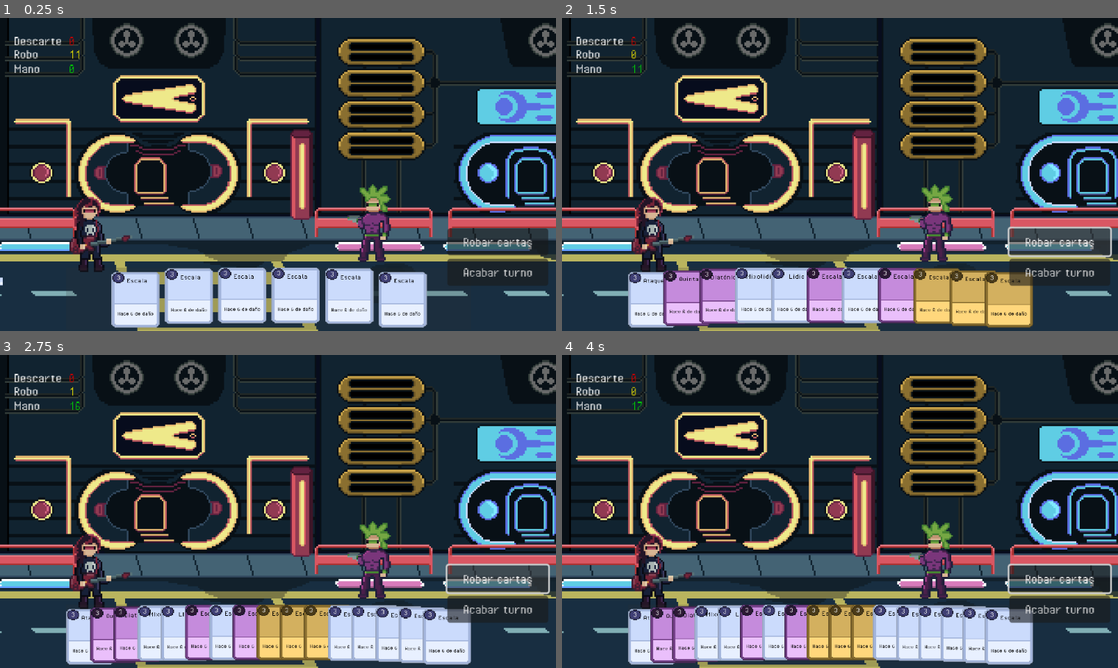
Above: before the commit, frames 1-4 (two rows, left to right).
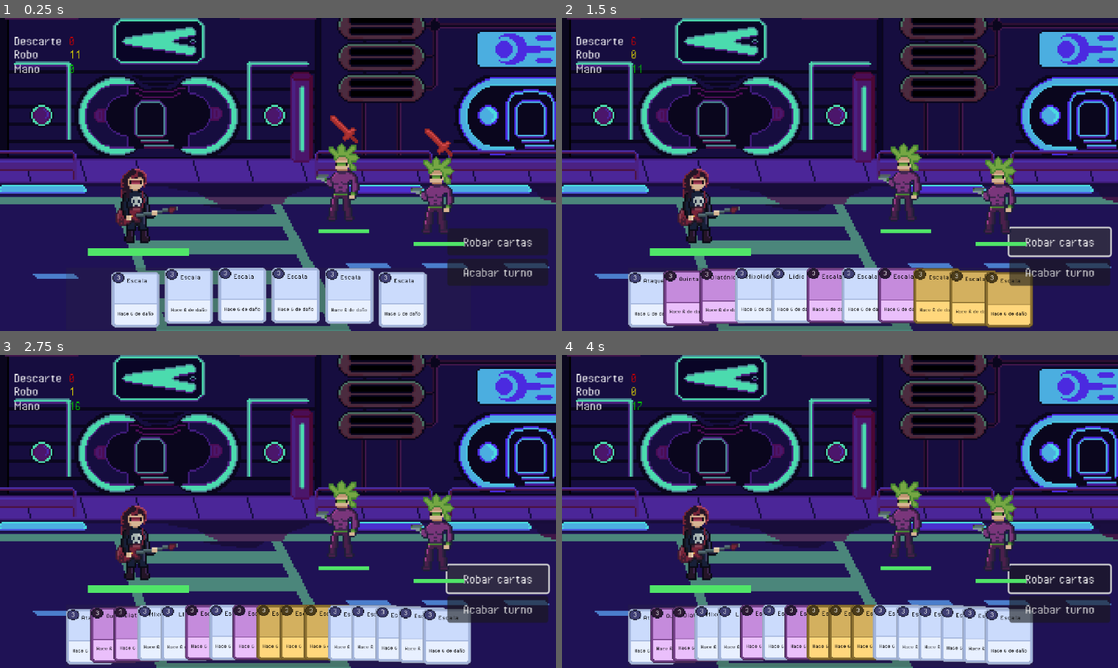
Above: after the commit, the same moments.

Repository: pablo-moreno/cyberdeck
Game: Godot game, scene res://scenes/battle.tscn
Two runs of this game, one before a commit and one after it. Both use one fixed random seed, a clock stepped at 60 frames per second and the inputs below.
Inputs (mouse positions are in pixels of both pictures, inside the frame that each line leads up to):
- Up to frame 1 (0.25 s): no input
- Up to frame 2 (1.5 s): click "Acabar turno" at 0.5 s; click "Robar cartas" at 1.25 s
- Up to frame 3 (2.75 s): click "Robar cartas" at 2 s
- Up to frame 4 (4 s): click "Robar cartas" at 2.75 s; tap Enter at 3.5 s; move the mouse to (962, 495) at 3.52 s; click (962, 495) at 3.67 s

The runs differ from the first frame. In frame 1, 67% of the frame differs, in the area x 0-100%, y 0-100%; in frame 2, 66%; in frame 3, 66%; in frame 4, 66%.

Commit message:
feat: graphic improvements and turn tweaks

Diff:
--- a/project.godot
+++ b/project.godot
@@ -24,7 +24,6 @@
 window/size/viewport_width=640
 window/size/viewport_height=360
 window/size/mode=2
-window/size/initial_position_type=3
 window/size/window_width_override=1920
 window/size/window_height_override=1080
 window/stretch/mode="canvas_items"
--- a/scenes/battle.tscn
+++ b/scenes/battle.tscn
@@ -22,7 +22,7 @@
 editor_draw_limits = true
 
 [node name="Player" parent="." instance=ExtResource("3_p1qf1")]
-position = Vector2(106, -118)
+position = Vector2(159, -151)
 
 [node name="TurnManager" type="Node" parent="." node_paths=PackedStringArray("player")]
 script = ExtResource("2_th188")
@@ -116,13 +116,16 @@
 [node name="Enemies" type="Node" parent="."]
 
 [node name="Punky1" parent="Enemies" instance=ExtResource("4_4k1nj")]
-position = Vector2(432, -127)
+position = Vector2(505, -159)
+
+[node name="Punky2" parent="Enemies" instance=ExtResource("4_4k1nj")]
+position = Vector2(396, -174)
 
 [connection signal="ended_player_turn" from="Player" to="." method="_on_player_ended_player_turn"]
 [connection signal="no_enemies_left" from="TurnManager" to="." method="_on_no_enemies_left"]
+[connection signal="player_turn_ended" from="TurnManager" to="TurnManager" method="_on_player_turn_ended"]
 [connection signal="round_ended" from="TurnManager" to="." method="_on_round_ended"]
 [connection signal="round_started" from="TurnManager" to="." method="_on_round_started"]
-[connection signal="turn_ended" from="TurnManager" to="." method="_on_turn_manager_turn_ended"]
 [connection signal="turn_start" from="TurnManager" to="." method="_on_turn_manager_turn_start"]
 [connection signal="pressed" from="UI/DrawButton" to="." method="_on_draw_button_pressed"]
 [connection signal="pressed" from="UI/EndTurnButton" to="." method="_on_end_turn_pressed"]
--- a/scenes/characters/metalgirl.tscn
+++ b/scenes/characters/metalgirl.tscn
@@ -1,12 +1,13 @@
-[gd_scene load_steps=9 format=3 uid="uid://8ic7nydh8por"]
+[gd_scene load_steps=10 format=3 uid="uid://8ic7nydh8por"]
 
 [ext_resource type="Script" uid="uid://dhqdjhjlyeytj" path="res://scripts/player/character.gd" id="1_cxrlw"]
 [ext_resource type="Texture2D" uid="uid://r1koqq2d15u" path="res://sprites/characters/metalgirl.png" id="2_qkf0o"]
 [ext_resource type="Script" uid="uid://bxcm4afx5th3e" path="res://scripts/cards/pile.gd" id="3_ppwyf"]
-[ext_resource type="PackedScene" uid="uid://uf8n081rxxwe" path="res://scenes/cards/card.tscn" id="4_ppwyf"]
+[ext_resource type="PackedScene" uid="uid://uf8n081rxxwe" path="res://scenes/cards/Card.tscn" id="4_ppwyf"]
 [ext_resource type="Script" uid="uid://crfstdtmbnfuv" path="res://scripts/common/health.gd" id="5_gjix5"]
 [ext_resource type="Script" uid="uid://b1oja3s2i1c3s" path="res://scripts/traits/extra_draw_trait.gd" id="6_r71r1"]
 [ext_resource type="Script" uid="uid://c2x2a1fr37er3" path="res://scripts/traits/extra_energy_trait.gd" id="7_copgy"]
+[ext_resource type="PackedScene" uid="uid://bomwrm7lr2fen" path="res://scenes/ui/progress_health_bar.tscn" id="8_1ie2l"]
 
 [sub_resource type="CapsuleShape2D" id="CapsuleShape2D_qkf0o"]
 radius = 24.0
@@ -116,3 +117,9 @@
 [node name="ExtraEnergyTrait" type="Node" parent="Traits"]
 script = ExtResource("7_copgy")
 metadata/_custom_type_script = "uid://c2x2a1fr37er3"
+
+[node name="ProgressHealthBar" parent="." instance=ExtResource("8_1ie2l")]
+offset_left = -29.5
+offset_top = 28.0
+offset_right = -25.5
+offset_bottom = 55.0
--- a/scenes/enemies/actions/attack_action.tscn
+++ b/scenes/enemies/actions/attack_action.tscn
@@ -1,13 +1,16 @@
 [gd_scene load_steps=3 format=3 uid="uid://dx1x5o13r5yho"]
 
 [ext_resource type="Script" uid="uid://c8pawektchcb6" path="res://scripts/enemies/actions/attack.gd" id="1_37dht"]
-[ext_resource type="Texture2D" uid="uid://54joc288tq08" path="res://sprites/cards/base_card.png" id="2_dilif"]
+[ext_resource type="Texture2D" uid="uid://bkl2s5cdlurwv" path="res://sprites/icons/damage.png" id="2_dilif"]
 
-[node name="AttackAction" type="Node"]
+[node name="AttackAction" type="Control"]
+physics_interpolation_mode = 0
+layout_mode = 3
+anchors_preset = 0
 script = ExtResource("1_37dht")
 metadata/_custom_type_script = "uid://c8pawektchcb6"
 
 [node name="Icon" type="Sprite2D" parent="."]
-position = Vector2(0, -57)
-scale = Vector2(0.145833, 0.145833)
+visible = false
+scale = Vector2(2, 2)
 texture = ExtResource("2_dilif")
--- /dev/null
+++ b/scenes/enemies/actions/shield_action.tscn
@@ -0,0 +1,15 @@
+[gd_scene load_steps=3 format=3 uid="uid://dy6piolcgrput"]
+
+[ext_resource type="Script" uid="uid://bc6r60kvwachl" path="res://scripts/enemies/actions/shield.gd" id="1_nksl6"]
+[ext_resource type="Texture2D" uid="uid://grsp858lla2m" path="res://sprites/icons/shield.png" id="2_nksl6"]
+
+[node name="ShieldAction" type="Control"]
+physics_interpolation_mode = 0
+layout_mode = 3
+anchors_preset = 0
+script = ExtResource("1_nksl6")
+metadata/_custom_type_script = "uid://bc6r60kvwachl"
+
+[node name="Icon" type="Sprite2D" parent="."]
+visible = false
+texture = ExtResource("2_nksl6")
--- a/scenes/enemies/enemy.tscn
+++ b/scenes/enemies/enemy.tscn
@@ -1,9 +1,11 @@
-[gd_scene load_steps=6 format=3 uid="uid://ba22dkscl62q5"]
+[gd_scene load_steps=8 format=3 uid="uid://ba22dkscl62q5"]
 
 [ext_resource type="Script" uid="uid://byjr4llf3v7rs" path="res://scripts/enemies/enemy.gd" id="1_7p1mj"]
 [ext_resource type="Texture2D" uid="uid://bk3nwypv4iwcr" path="res://sprites/characters/punky.png" id="2_md0e3"]
 [ext_resource type="Script" uid="uid://crfstdtmbnfuv" path="res://scripts/common/health.gd" id="3_4ra3w"]
 [ext_resource type="PackedScene" uid="uid://dx1x5o13r5yho" path="res://scenes/enemies/actions/attack_action.tscn" id="4_fcftc"]
+[ext_resource type="PackedScene" uid="uid://bomwrm7lr2fen" path="res://scenes/ui/progress_health_bar.tscn" id="5_lu5c6"]
+[ext_resource type="PackedScene" uid="uid://dy6piolcgrput" path="res://scenes/enemies/actions/shield_action.tscn" id="5_nb6gf"]
 
 [sub_resource type="CapsuleShape2D" id="CapsuleShape2D_4ra3w"]
 radius = 39.0
@@ -27,6 +29,18 @@
 current_max_health = 32
 metadata/_custom_type_script = "uid://crfstdtmbnfuv"
 
-[node name="Actions" type="Node" parent="."]
+[node name="Actions" type="Control" parent="."]
+layout_mode = 3
+anchors_preset = 0
 
 [node name="AttackAction" parent="Actions" instance=ExtResource("4_fcftc")]
+offset_top = -58.0
+offset_bottom = -58.0
+
+[node name="ShieldAction" parent="Actions" instance=ExtResource("5_nb6gf")]
+offset_top = -57.0
+offset_bottom = -57.0
+
+[node name="ProgressHealthBar" parent="." instance=ExtResource("5_lu5c6")]
+offset_top = 57.0
+offset_bottom = 84.0
--- /dev/null
+++ b/scenes/ui/progress_health_bar.tscn
@@ -0,0 +1,22 @@
+[gd_scene load_steps=4 format=3 uid="uid://bomwrm7lr2fen"]
+
+[ext_resource type="Script" uid="uid://cpqf0hrf0rllp" path="res://scripts/ui/health_bar.gd" id="1_q6eh1"]
+
+[sub_resource type="StyleBoxFlat" id="StyleBoxFlat_1ie2l"]
+bg_color = Color(0.687215, 0.687215, 0.687215, 1)
+
+[sub_resource type="StyleBoxFlat" id="StyleBoxFlat_bhie5"]
+bg_color = Color(0.313726, 0.898039, 0.407843, 1)
+
+[node name="ProgressHealthBar" type="ProgressBar"]
+offset_left = -29.0
+offset_right = -25.0
+offset_bottom = 27.0
+scale = Vector2(14.5647, 0.156472)
+theme_override_styles/background = SubResource("StyleBoxFlat_1ie2l")
+theme_override_styles/fill = SubResource("StyleBoxFlat_bhie5")
+step = 1.0
+value = 50.0
+show_percentage = false
+script = ExtResource("1_q6eh1")
+metadata/_custom_type_script = "uid://cpqf0hrf0rllp"
--- a/scripts/combat/turn_manager.gd
+++ b/scripts/combat/turn_manager.gd
@@ -1,8 +1,8 @@
 class_name TurnManager
 extends Node
 
-signal turn_ended(character: Character)
-signal turn_start(character: Character)
+signal player_turn_ended
+signal turn_start
 signal no_enemies_left
 signal round_started
 signal round_ended
@@ -55,11 +55,7 @@
 
 
 func _on_ended_player_turn():
-    reset_enemies()
-    var next_enemy = _get_next()
-
-    if next_enemy != null:
-        next_enemy.turn_started.emit()
+    pass
 
 
 func _on_ended_enemy_turn(enemy: Enemy):
@@ -84,3 +80,12 @@
     var enemy_index = enemies.find(enemy)
     enemies.remove_at(enemy_index)
     enemy.queue_free()
+
+
+func _on_player_turn_ended() -> void:
+    player.ended_player_turn.emit()
+    reset_enemies()
+    var next_enemy = _get_next()
+
+    if next_enemy != null:
+        next_enemy.turn_started.emit()
--- a/scripts/common/health.gd
+++ b/scripts/common/health.gd
@@ -7,6 +7,7 @@
 
 @export var health = 100
 @export var current_max_health = 100
+@export var current_shield = 0
 
 # Signals
 
@@ -15,6 +16,9 @@
 
 ## Emitted when health is changed
 signal change_health(new_health: int)
+
+## Emitted when shield is changed
+signal changed_current_shield(new_shield: int)
 
 ## Emitted when max health is changed
 signal change_max_health(new_max_health: int)
@@ -39,7 +43,10 @@
         - damaged
         - death
     """
-    health = max(health - amount, 0)
+    var damage_without_shield = max(amount - current_shield, 0)
+    current_shield = max(current_shield - amount, 0)
+
+    health = max(health - damage_without_shield, 0)
     change_health.emit(health)
     damaged.emit(amount)
 
@@ -60,6 +67,10 @@
     healed.emit()
 
 
+func add_shield(amount: int) -> void:
+    current_shield += amount
+
+
 func increase_max_health(amount: int) -> void:
     """
     Handles maximum health increment
--- a/scripts/enemies/action.gd
+++ b/scripts/enemies/action.gd
@@ -1,4 +1,4 @@
-class_name Action extends Node
+class_name Action extends Control
 
 
 enum TYPE {
--- a/scripts/enemies/actions/attack.gd
+++ b/scripts/enemies/actions/attack.gd
@@ -9,5 +9,6 @@
 
 
 func run(player: Character, enemy: Enemy):
+    print("al ataqueeeeerrrr")
     var damage = _get_damage_to_apply(player)
     player.health.take_damage(damage)
--- /dev/null
+++ b/scripts/enemies/actions/shield.gd
@@ -0,0 +1,7 @@
+class_name ShieldAction extends Action
+
+@export_range(0, 32) var base_shield: int = 5
+
+
+func run(player: Character, enemy: Enemy):
+    enemy.health.add_shield(base_shield)
--- a/scripts/enemies/enemy.gd
+++ b/scripts/enemies/enemy.gd
@@ -54,6 +54,6 @@
 
 
 func _on_round_started():
-    print('inicio de ronda')
+    print('inicio de ronda %s' % name)
     var _next_action = _get_next_action()
     _next_action.icon.visible = true
--- a/scripts/scenes/battle.gd
+++ b/scripts/scenes/battle.gd
@@ -65,7 +65,7 @@
 
 
 func _on_end_turn_pressed() -> void:
-    player.ended_player_turn.emit()
+    turn_manager.player_turn_ended.emit()
 
 
 func _on_card_discarded(_card: Card):
--- /dev/null
+++ b/scripts/ui/health_bar.gd
@@ -0,0 +1,24 @@
+class_name ProgressHealthBar
+extends ProgressBar
+
+
+func _ready():
+    var _health: Health = owner.find_child("Health")
+
+    if not _health:
+        printerr("Health node not found")
+        return
+
+    _health.change_health.connect(_on_health_change_health)
+    _health.change_max_health.connect(_on_health_change_max_health)
+
+    value = _health.health
+    max_value = _health.current_max_health
+
+
+func _on_health_change_health(new_health: int):
+    value = new_health
+
+
+func _on_health_change_max_health(new_max_health: int):
+    max_value = new_max_health
Not shown, added: scripts/enemies/actions/shield.gd.uid
Not shown, added: scripts/ui/health_bar.gd.uid
Binary file added: sprites/backgrounds/background.aseprite
Binary file removed: sprites/backgrounds/background.png
Binary file added: sprites/backgrounds/background_.png
Not shown, changed: sprites/backgrounds/background_.png.import
Binary file changed: sprites/backgrounds/street.png
Binary file added: sprites/cards/base_card.aseprite
Binary file added: sprites/cards/gold_card.aseprite
Binary file added: sprites/cards/metal_deck.aseprite
Binary file added: sprites/cards/purple_card.aseprite
Binary file added: sprites/icons/damage.aseprite
(and 5 more such lines)
